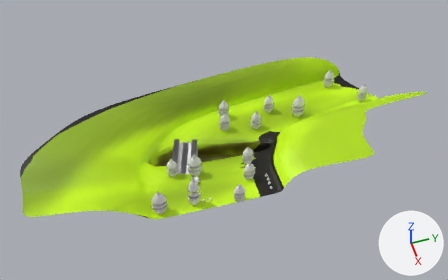
Renders of the Blender file raw/levels.blend from each side of a commit.
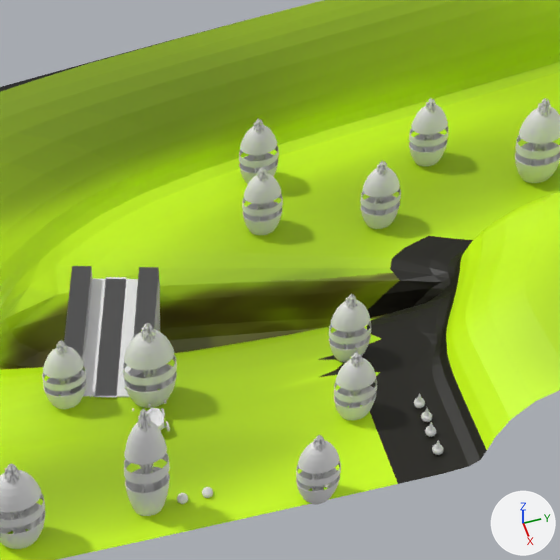
Each version is shown whole from a camera (50 mm lens) standing at (143.3, -33.7, 191.9) and looking at (-22.0, 15.9, 2.8), then close up on the part from 35% to 68% of the width and 25% to 78% of the height. Every picture has the same lights, and +X, +Y and +Z are marked at lower right.

The first close-up shows 'BridgeFront', 'Tree', 'Tree.001', 'Tree.002', 'Tree.003', 'Tree.004', 'Tree.005', 'Tree.006', 'Tree.007', 'Tree.008', 'Tree.009', 'Tree.010', 'Tree.011', 'ground_visual'.
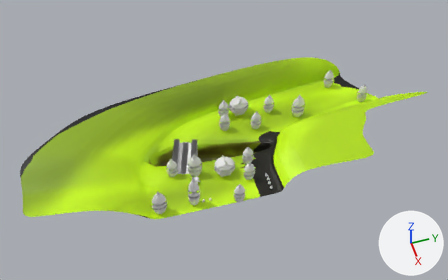
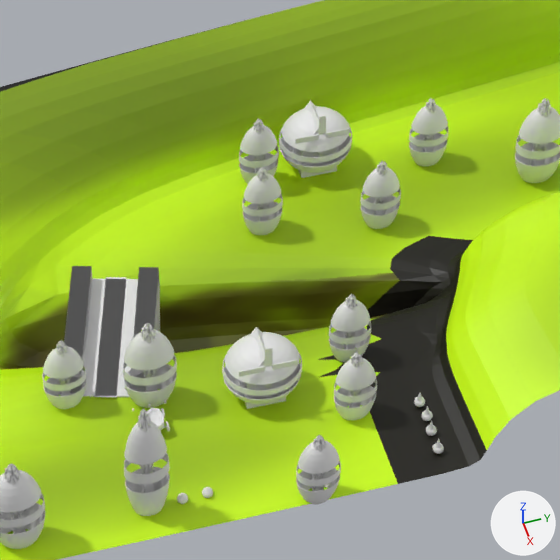
ob_tree_014 is not drawn itself; it is the parent of ob_tree_015, ob_selector.
ob_carryierguy_001 is not drawn itself; it is the parent of ob_icosphere_003.
ob_windmill_002 is not drawn itself; it is the parent of ob_cube_001, ob_cube_002, ob_selector_001.

What differs and where, as boxes [x1, y1, x2, y2] in the close-ups (560 x 560 px):
'Windmill.001', added
    after: [222, 327, 303, 409]
'Windmill', added
    after: [279, 100, 352, 178]
'Tree.011', moved
    both: [124, 409, 170, 516]
'Tree.001', moved
    both: [123, 323, 177, 408]
'Tree', moved
    both: [0, 464, 45, 549]
'Tree.002', moved
    both: [515, 98, 560, 183]
'Tree.005', moved
    both: [296, 435, 341, 505]
'Tree.007', moved
    both: [334, 352, 377, 420]
'Tree.008', moved
    both: [42, 341, 87, 409]
'Tree.006', moved
    both: [329, 294, 371, 362]
'Tree.003', moved
    both: [242, 167, 283, 235]
'Tree.009', moved
    both: [360, 160, 401, 229]
'Tree.004', moved
    both: [409, 98, 449, 166]
'Tree.010', moved
    both: [239, 118, 279, 184]
'Guy_Soldier.001', moved, reshaped
    before: [432, 440, 443, 455]
    after: [433, 439, 444, 454]
'Guy_Soldier.004', moved, reshaped
    before: [421, 407, 432, 422]
    after: [422, 406, 433, 421]
'Guy_Soldier.002', moved, reshaped
    before: [425, 422, 436, 437]
    after: [426, 421, 437, 436]
'Guy_Soldier.003', moved, reshaped
    before: [414, 394, 425, 408]
    after: [414, 393, 425, 407]

Diff of the bpy script that builds the scene:
```diff
--- a/raw/levels.blend.py
+++ b/raw/levels.blend.py
@@ col_tree @@
 col_tree = bpy.data.collections.new('Tree')
+col_tree.objects.link(ob_tree_015)
 col_tree.objects.link(ob_tree_014)
-col_tree.objects.link(ob_empty_001)
 col_tree.objects.link(ob_selector)
@@ col_windmill @@
+col_windmill = bpy.data.collections.new('Windmill')
+col_windmill.instance_offset = (100.0, 0.0, 0.0)
+col_windmill.objects.link(ob_cube_001)
+col_windmill.objects.link(ob_cube_002)
+col_windmill.objects.link(ob_windmill_002)
+col_windmill.objects.link(ob_selector_001)
+col_windmill.objects.link(ob_cube_003)
@@ ob_tree_014 @@
-ob_tree_014 = bpy.data.objects.new('Tree.014', me_tree)
-ob_tree_014.parent = ob_empty_001
-ob_tree_014.matrix_parent_inverse = Matrix(((1.0, 0.0, 0.0, -0.153), (0.0, 1.0, 0.0, -0.0404), (0.0, 0.0, 1.0, 0.0), (0.0, 0.0, 0.0, 1.0)))
+ob_tree_014 = bpy.data.objects.new('Tree.014', None)
 ob_tree_014.location = (0.153, 0.0404, 0.0)
@@ ob_icosphere_002 @@
 ob_icosphere_002 = bpy.data.objects.new('Icosphere.002', me_carriermesh_001)
-ob_icosphere_002.location = (50.0, -0.087, 0.0)
+ob_icosphere_002.location = (49.79, 0.152, 0.744)
@@ ob_carryierguy_001 @@
 ob_carryierguy_001 = bpy.data.objects.new('CarryierGuy.001', None)
-ob_carryierguy_001.location = (50.0, -0.087, 0.0)
+ob_carryierguy_001.location = (49.79, 0.152, 0.744)
@@ ob_tree_015 @@
+ob_tree_015 = bpy.data.objects.new('Tree.015', me_tree)
+ob_tree_015.parent = ob_tree_014
+ob_tree_015.location = (0.153, 0.0404, 0.0)
@@ ob_cube_003 @@
+ob_cube_003 = bpy.data.objects.new('Cube.003', me_cube_001.copy())  # the mesh of ob_cube
+ob_cube_003.location = (100.3, -0.238, -0.953)
+ob_cube_003.scale = (2.17, 2.17, 2.17)
@@ ob_selector_001 @@
+ob_selector_001 = bpy.data.objects.new('Selector.001', me_sphere.copy())  # the mesh of ob_selector
+ob_selector_001.parent = ob_windmill_002
+ob_selector_001.location = (100.6, 0.0404, 34.84)
+ob_selector_001.scale = (25.8, -22.8, 23.2)
@@ ob_windmill_002 @@
+ob_windmill_002 = bpy.data.objects.new('Windmill.002', None)
+ob_windmill_002.location = (100.0, 0.0, 0.0)
@@ ob_cube_002 @@
+ob_cube_002 = bpy.data.objects.new('Cube.002', me_cube_020)  # a box spanning x -2.3..-0.3, y -1.0..1.0, z -0.9..1.0; a box spanning x 0.3..2.3, y -1.0..1.0, z -0.9..1.0; a box spanning x -0.3..0.3, y -1.0..1.0, z 0.9..7.5; a box spanning x -0.3..0.3, y -1.0..1.0, z -7.5..-1.0
+ob_cube_002.parent = ob_windmill_002
+ob_cube_002.location = (100.5, -15.78, 53.04)
+ob_cube_002.scale = (8.31, 0.405, 2.54)
@@ ob_cube_001 @@
+ob_cube_001 = bpy.data.objects.new('Cube.001', me_cube_019)  # 18 vertices, 32 faces; spans x -1.0..1.0, y -1.0..1.0, z -1.0..2.72
+ob_cube_001.parent = ob_windmill_002
+ob_cube_001.location = (100.0, 0.0, 25.78)
+ob_cube_001.scale = (12.9, 12.9, 12.9)
@@ ob_windmill_001 @@
+ob_windmill_001 = bpy.data.objects.new('Windmill.001', None)
+ob_windmill_001.location = (-7.8, 11.8, 0.0)
+ob_windmill_001.rotation_euler = (0.0, 0.0, 1.537)  # degrees (0, 0, 88)
+ob_windmill_001.scale = (0.164, 0.164, 0.164)
+ob_windmill_001.instance_type = 'COLLECTION'
+ob_windmill_001.instance_collection = col_windmill
@@ ob_windmill @@
+ob_windmill = bpy.data.objects.new('Windmill', None)
+ob_windmill.location = (-38.2, 27.3, 0.5)
+ob_windmill.rotation_euler = (0.0, 0.0, 1.537)  # degrees (0, 0, 88)
+ob_windmill.scale = (0.164, 0.164, 0.164)
+ob_windmill.instance_type = 'COLLECTION'
+ob_windmill.instance_collection = col_windmill
```
